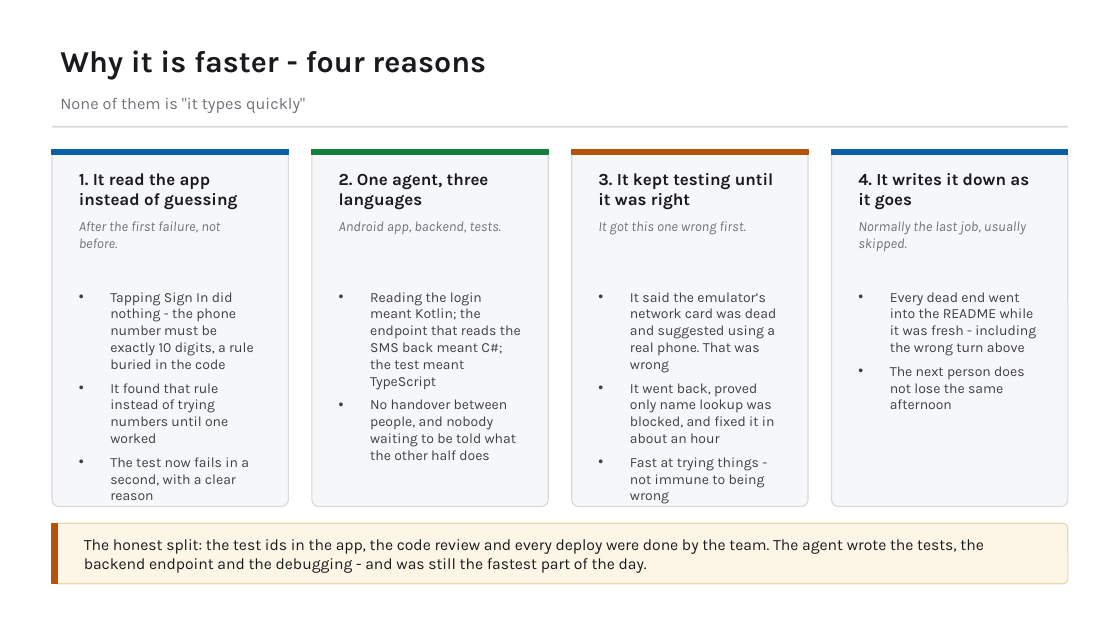
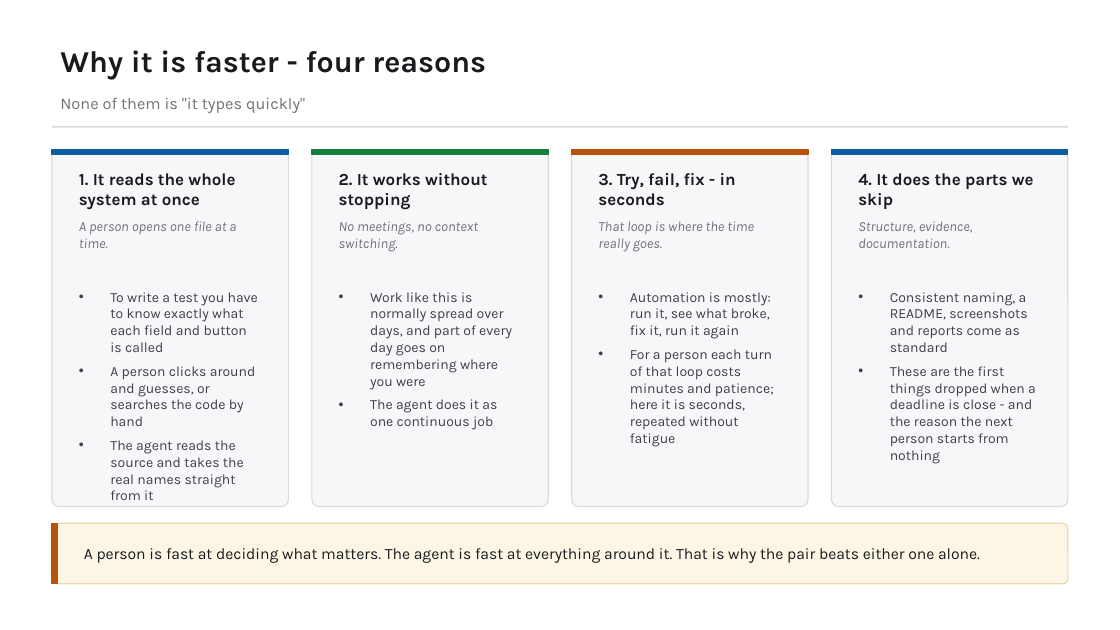
Before and after one commit to bulubuloa/AS.APAC.AI.Workshop, a slide deck: slide 12 of presentations/Mobile_Test_Automation_Appium.pptx. Drawn at 1120x630 pixels with LibreOffice and Linux fonts; fonts in the diff are those of the drawing. Boxes give left, top, right and bottom in pixels: in the first picture for what was removed or moved away, otherwise in the second. Text is boxed around its words. In the diff, an @@ line names an element or a change of style, - is before the commit and + after.

```diff
--- a/presentations/Mobile_Test_Automation_Appium.pptx
+++ b/presentations/Mobile_Test_Automation_Appium.pptx
@@ text at [79,173,235,210]: text changed @@
-1. It read the app instead of guessing
+1. It reads the whole system at once
@@ text at [339,173,487,210]: text changed @@
-2. One agent, three languages
+2. It works without stopping
@@ text at [598,173,736,206]: text changed @@
-3. It kept testing until it was right
+3. Try, fail, fix - in seconds
@@ text at [858,173,1034,209]: text changed @@
-4. It writes it down as it goes
+4. It does the parts we skip
@@ text at [79,221,236,248]: text changed @@
-After the first failure, not before.
+A person opens one file at a time.
@@ text at [339,221,478,252]: text changed @@
-Android app, backend, tests.
+No meetings, no context switching.
@@ text at [598,221,754,252]: text changed @@
-It got this one wrong first.
+That loop is where the time really goes.
@@ text at [858,221,973,248]: text changed @@
-Normally the last job, usually skipped.
+Structure, evidence, documentation.
@@ text at [110,292,258,500]: text changed @@
-• Tapping Sign In did nothing - the phone number must be exactly 10 digits, a rule buried in the code
-• It found that rule instead of trying numbers until one worked
-• The test now fails in a second, with a clear reason
+• To write a test you have to know exactly what each field and button is called
+• A person clicks around and guesses, or searches the code by hand
+• The agent reads the source and takes the real names straight from it
@@ text at [370,292,512,430]: text changed @@
-• Reading the login meant Kotlin; the endpoint that reads the SMS back meant C#; the test meant TypeScript
-• No handover between people, and nobody waiting to be told what the other half does
+• Work like this is normally spread over days, and part of every day goes on remembering where you were
+• The agent does it as one continuous job
@@ text at [630,292,774,447]: text changed @@
-• It said the emulator’s network card was dead and suggested using a real phone. That was wrong
-• It went back, proved only name lookup was blocked, and fixed it in about an hour
-• Fast at trying things - not immune to being wrong
+• Automation is mostly: run it, see what broke, fix it, run it again
+• For a person each turn of that loop costs minutes and patience; here it is seconds, repeated without fatigue
@@ text at [890,292,1036,464]: text changed @@
-• Every dead end went into the README while it was fresh - including the wrong turn above
-• The next person does not lose the same afternoon
+• Consistent naming, a README, screenshots and reports come as standard
+• These are the first things dropped when a deadline is close - and the reason the next person starts from nothing
@@ text at [84,548,980,563]: text changed @@
-The honest split: the test ids in the app, the code review and every deploy were done by the team. The agent wrote the tests, the backend endpoint and the debugging - and was still the fastest part of the day.
+A person is fast at deciding what matters. The agent is fast at everything around it. That is why the pair beats either one alone.
```
Also in this commit, not shown: 4 other files.
